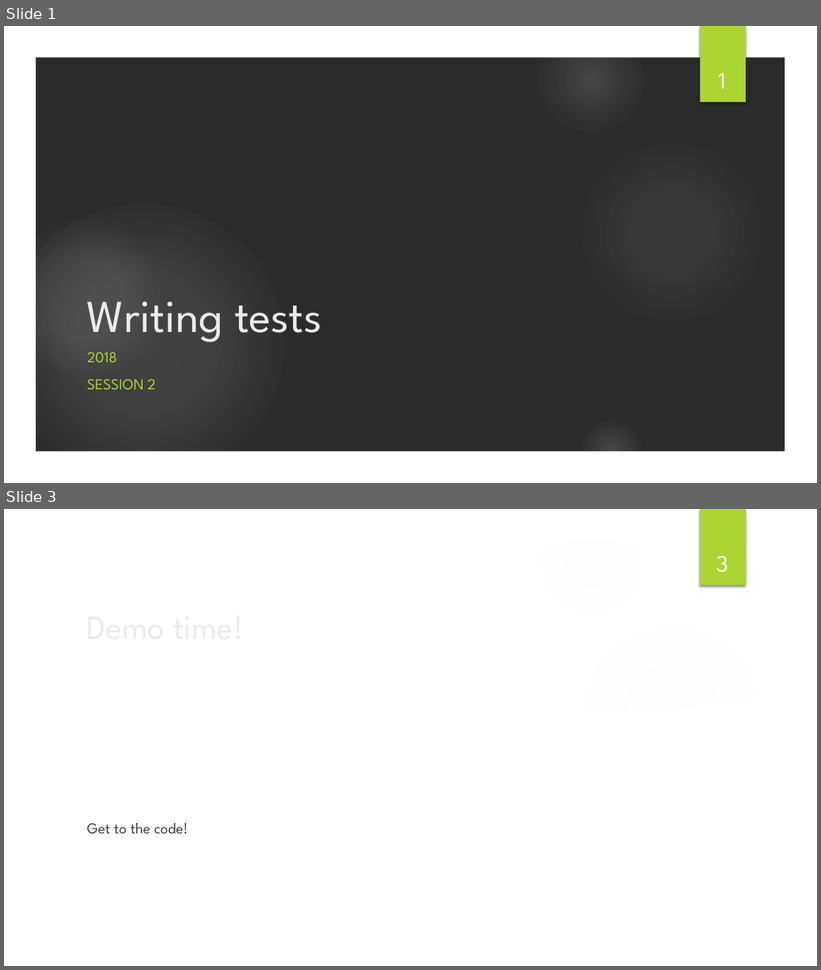
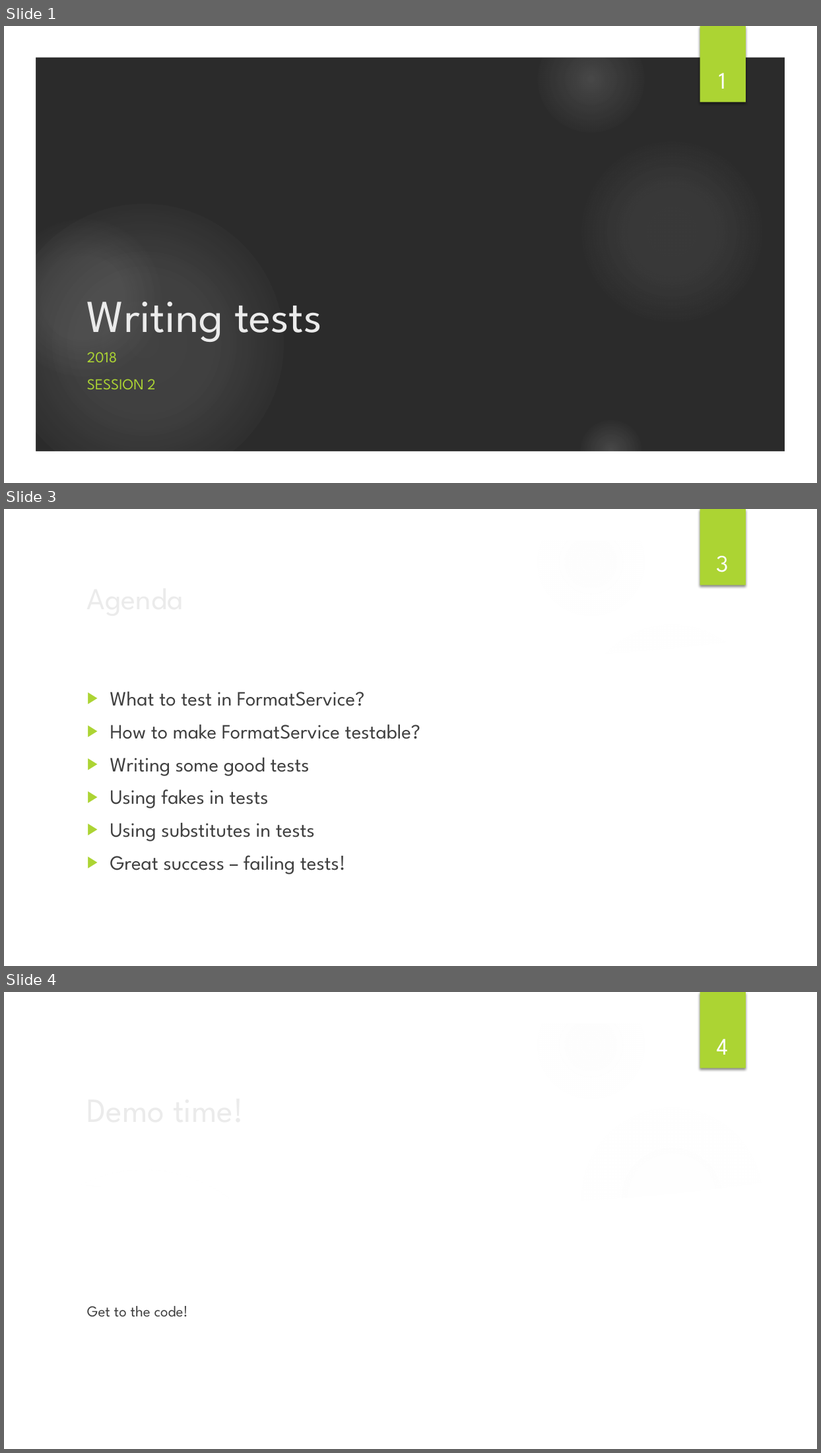
Before and after one commit to sandersaares/Sessions.WritingTests, a slide deck: Writing tests - Session 2.pptx. Shown one above the other, each under a label of ours: slides 1 and 3 before the commit, slides 1, 3 and 4 after it; the slides between them are not shown. The pictures are 821x970 and 821x1453 pixels, drawn with LibreOffice and Linux fonts; fonts in the diff are those of the drawing; background and template pictures are left out; a plain dark background stands for a picture behind light text. Boxes give left, top, right and bottom in pixels: in the first picture for what was removed or moved away, otherwise in the second. Text is boxed around its words. In the diff, an @@ line names an element or a change of style, - is before the commit and + after.

```diff
--- a/Writing tests - Session 2.pptx
+++ b/Writing tests - Session 2.pptx
@@ slide 3 added at (4, 509, 817, 966), background picture (left out); not listed: 7 template elements that a slide beside it also shows @@
@@ page number added at (716, 556, 729, 572), 28 pt, text #FFFFFF @@
+3
@@ title added at (81, 574, 665, 621), 36 pt, text #EBEBEB @@
+Agenda
@@ freeform shape added at (570, 611, 792, 677), fill #FFFFFF at 20% opacity @@
@@ freeform shape added at (34, 634, 787, 936), fill #FFFFFF @@
@@ text added at (110, 692, 420, 875), 24 pt, text #404040 @@
+▶ What to test in FormatService?
+▶ How to make FormatService testable?
+▶ Writing some good tests
+▶ Using fakes in tests
+▶ Using substitutes in tests
+▶ Great success – failing tests!
@@ what was slide 3 is now slide 4 @@
@@ page number at (717, 1039, 729, 1055): text changed @@
-3
+4
```
Also in this commit, not shown: 1 slide changed, 2 slides removed, 2 other files.
